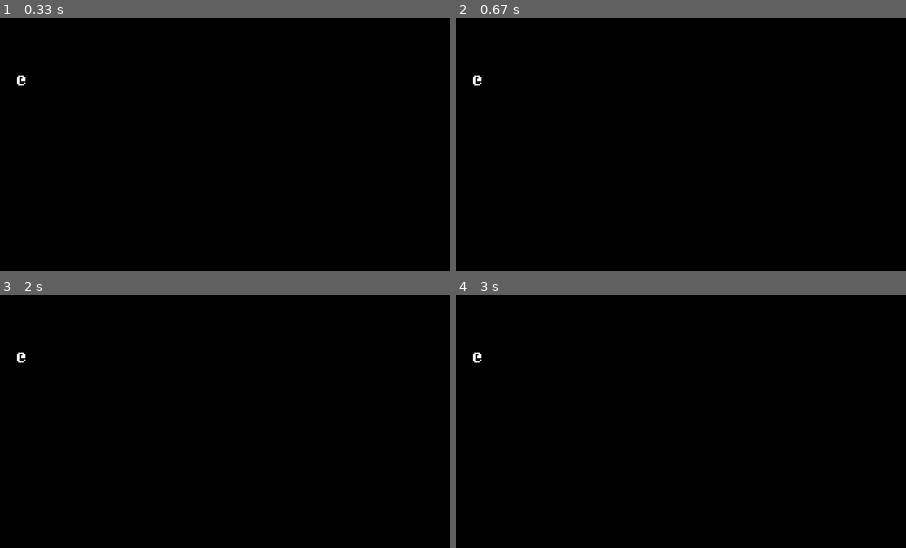
Above: before the commit, frames 1-4 (two rows, left to right).
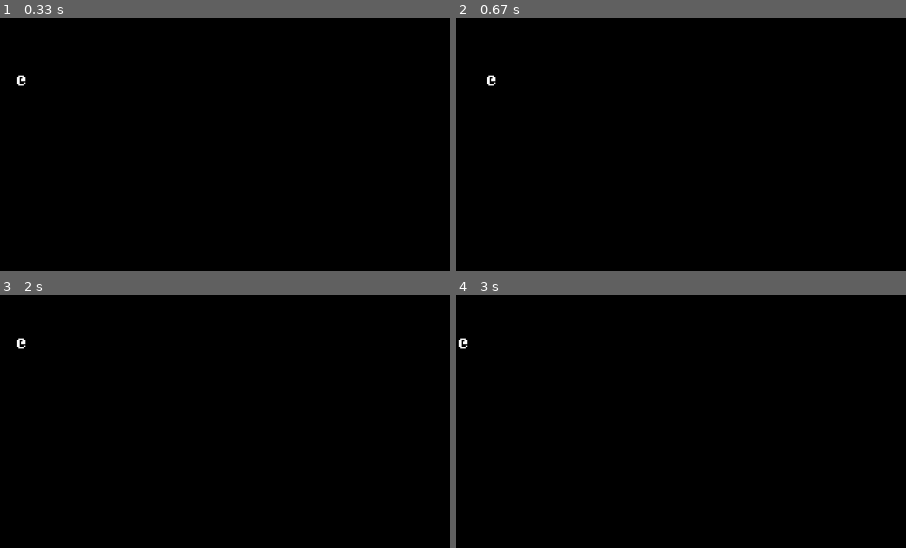
Above: after the commit, the same moments.

Repository: horse-f/pygame-roguelike
Game: pygame game, started from index.py
The game is run twice, just before and just after one commit, with the same random seed, the same clock (stepped at 60 frames per second) and the same inputs.
Inputs:
- Up to frame 1 (0.33 s): no input
- Up to frame 2 (0.67 s): hold Right from 0.33 s (still down)
- Up to frame 3 (2 s): release Right at 0.8 s; hold Up 0.83-1.13 s; tap 4 at 0.98 s; hold Right 1.17-1.63 s; tap 2 at 1.32 s; hold Left from 1.67 s (still down); tap 8 at 1.82 s
- Up to frame 4 (3 s): release Left at 2.2 s; hold Down 2.23-2.53 s; tap 4 at 2.38 s; tap 9 at 2.57 s; hold Left from 2.9 s (still down)
The pictures show only the part of the screen within x 0-50%, y 0-50%; the shares and areas given below are measured in that part.

Frame 1 is identical in both runs. In frame 2, 0.1% of the frame differs, in the area x 3-9%, y 22-27%; in frame 3, 0.1%, in the area x 3-6%, y 16-27%; in frame 4, 0.1%.

Commit message:
parsed keys from file, set up structure for scenes to take objects

Diff:
--- a/config/keyboard.json
+++ b/config/keyboard.json
@@ -42,5 +42,9 @@
     "MOVE_DOWN_LEFT": [{
         "mod": "KMOD_NONE",
         "key": "K_KP1"
+    }],
+    "PAUSE": [{
+        "mod": "KMOD_NONE",
+        "key": "K_ESCAPE"
     }]
 }
--- a/index.py
+++ b/index.py
@@ -15,9 +15,11 @@
     pygame.init();
     Engine.init();
     Engine.clock = Clock();
+    pass;
 
 def cleanup():
     pygame.quit();
+    pass;
 
 if __name__ == '__main__':
     init();
@@ -31,9 +33,9 @@
     ##############################################
 
     while(Engine.running) :
-        # Event.digest();
         Engine.draw();
         Engine.update();
+        Event.digest();
         Engine.clock.tick(FRAMERATE);
 
     cleanup();
--- a/src/character.py
+++ b/src/character.py
@@ -13,6 +13,7 @@
         self.rect = None;
 
         # collisions
+        pass;
 
     def move(self,x,y) :
         # check collisions
@@ -22,12 +23,13 @@
             TileService.size,
             TileService.size
         );
+        pass;
 
 
 class CharacterController(Controller) :
     def __init__(self, _character) :
         self.character = _character;
-
+        pass;
 
     def load(self) :
         self.character.image = TileService.getTile((0,4));
@@ -38,36 +40,54 @@
             TileService.size
         );
 
-    def update(self) :
-        Keyboard.ifAction(Keyboard.keymap['MOVE_UP'], moveUp);
+        Keyboard.on(Keyboard.keymap['MOVE_UP'], self.moveUp);
+        Keyboard.on(Keyboard.keymap['MOVE_RIGHT'], self.moveRight);
+        Keyboard.on(Keyboard.keymap['MOVE_LEFT'], self.moveLeft);
+        Keyboard.on(Keyboard.keymap['MOVE_DOWN'], self.moveDown);
+        Keyboard.on(Keyboard.keymap['MOVE_UP_RIGHT'], self.moveUpRight);
+        Keyboard.on(Keyboard.keymap['MOVE_UP_LEFT'], self.moveUpLeft);
+        Keyboard.on(Keyboard.keymap['MOVE_DOWN_RIGHT'], self.moveDownRight);
+        Keyboard.on(Keyboard.keymap['MOVE_DOWN_LEFT'], self.moveDownLeft);
         pass;
 
-    # def updateWorld(self):
+
+    def update(self) :
+        pass;
+
+
 
     ## character actions
 
     def moveUp(self, eventInfo):
         self.character.move(0,-1);
+        pass;
 
     def moveDown(self, eventInfo):
         self.character.move(0, 1);
+        pass;
 
     def moveRight(self, eventInfo):
         self.character.move(1,0);
+        pass;
 
     def moveLeft(self, eventInfo):
         self.character.move(-1,0);
+        pass;
 
     def moveUpRight(self, eventInfo):
         self.character.move(1,-1);
+        pass;
 
     def moveUpLeft(self, eventInfo):
         self.character.move(-1,-1);
+        pass;
 
     def moveDownRight(self, eventInfo):
         self.character.move(1,1);
+        pass;
 
     def moveDownLeft(self, eventInfo):
         self.character.move(-1,1);
+        pass;
 
     # other things like control setup
--- a/src/game/Config.py
+++ b/src/game/Config.py
@@ -16,3 +16,4 @@
     # parse settings, make sure all the required keys exist
     # if a key does not exist in the file, replace it in the settings with the default
     print('config is', settings);
+    pass;
--- a/src/game/Engine.py
+++ b/src/game/Engine.py
@@ -17,20 +17,21 @@
     Render.init((1280,720));
     Keyboard.init();
     Config.init();
+    pass;
 
 def load() :
     Config.load();
     Keyboard.load();
     TileService.loadTiles(Config.settings['tile_sheet'], 20);
     SceneRouter.load();
+    pass;
 
 def update() :
     SceneRouter.update();
-
-# def updateWorld() :
-#     SceneRouter.updateWorld();
+    pass;
 
 def draw() :
     Render.clear();
     Render.draw();
     Render.flip();
+    pass;
--- a/src/game/Event.py
+++ b/src/game/Event.py
@@ -4,19 +4,30 @@
 
 handlers = [];
 
+# use input groups to determine what handlers to call
+#  this will allow for different modes of input processing
+#   ex: for pausing the game, all the gameplay inputs would be under
+#       the 'gameplay' group and a scene could enable or disable input
+#       from that group and enable for another group like 'esc_menu'
+#       or 'inventory'
+
 def on(event, fn) :
     handlers.append({
         'event': event,
         'func': fn
     });
+    pass;
 
 def digest() :
+    global handlers;
     events = pygame.event.get();
 
     for _event in events :
-        # print('event', _event);
+        print('event', _event);
 
         for handler in handlers :
 
             if(handler['event'] == _event.type) :
                 handler['func'](_event);
+
+    pass;
--- a/src/game/Keyboard.py
+++ b/src/game/Keyboard.py
@@ -8,22 +8,38 @@
 def init() :
     pygame.key.set_repeat(500, 35);
 
+
 def load():
     global keymap;
-    keymap = FS.readJson('config/keyboard.json');
+    keymap = mapKeys(FS.readJson('config/keyboard.json'));
     print('keys are', keymap);
+    pass;
+
 
 def on(keyEvents, fn):
+    print('keyboard on', keyEvents, fn);
     for keyEvent in keyEvents :
         Event.on(pygame.KEYDOWN, partial(handleKey, keyEvent, fn));
+    pass;
+
 
 def handleKey(keyEvent, callback, _event):
     if(keyEvent['key'] == _event.key and keyEvent['mod'] == _event.mod) :
         callback(_event);
+    pass;
 
-''' looks for the event on the queue '''
-def ifKeys(keys, callback):
-    # look into the events there
-    # if the event matches the key event
-    # then hit the callback
-    pass
+
+def mapKeys(keys):
+    mappedKeys = {};
+
+    for key in keys:
+        mappedKeys[key] = list(map(parseKeyDict, keys[key]));
+
+    return mappedKeys;
+
+
+def parseKeyDict(keyDict):
+    return {
+        'mod': getattr(pygame, keyDict['mod']),
+        'key': getattr(pygame, keyDict['key'])
+    };
--- a/src/game/Render.py
+++ b/src/game/Render.py
@@ -10,21 +10,31 @@
 def init(screenSize):
     global display;
     display = pygame.display.set_mode(screenSize, pygame.HWSURFACE | pygame.DOUBLEBUF);
+    pass;
 
 def draw() :
     renderGroup.draw(display);
+    pass;
+
 
 def flip() :
     pygame.display.flip();
+    pass;
+
 
 def clear():
     def cb(surf, rect) :
         surf.fill((0,0,0),rect);
 
     renderGroup.clear(display, cb);
+    pass;
+
 
 def add(sprite):
     renderGroup.add(sprite);
+    pass;
+
 
 def remove(sprite):
     renderGroup.remove(sprite);
+    pass;
--- a/src/geometry.py
+++ b/src/geometry.py
@@ -6,10 +6,12 @@
         Sprite.__init__(self);
         self.image = None;
         self.rect = None;
+        pass;
 
 class Geometry(Group):
     def __init__(self):
         Group.__init__(self);
+        pass;
 
     def load(self):
         pass
--- a/src/scene.py
+++ b/src/scene.py
@@ -1,24 +1,25 @@
 class Scene:
     def __init__(self):
+        self.objects = {};
         pass
+
+    def add(key, obj):
+        objects[key] = obj;
+        pass;
 
     ''' this gets run every frame once the program is initialized and loaded '''
     def update(self):
-        pass
-
-    ''' This is the update for the actual gameplay part of the game '''
-    def updateWorld(self):
-        pass
+        pass;
 
     ''' this is run after all the packages have been initialized '''
     ''' meant for loading images and other assets '''
     def load(self):
-        pass
+        pass;
 
     ''' this is called when the scene gets changed to '''
     def start(self):
-        pass
+        pass;
 
     ''' this gets called right before the scene is changed '''
     def end(self):
-        pass
+        pass;
--- a/src/world.py
+++ b/src/world.py
@@ -3,6 +3,7 @@
 from src.game import Engine;
 from src.game import Render;
 from src.game import SceneRouter;
+from src.game import Keyboard;
 
 from src.scene import Scene;
 from src.character import Character;
@@ -17,29 +18,45 @@
         self.characterController = CharacterController(self.character);
 
         self.geometry = Geometry();
+        pass;
 
     def load(self):
         print('loading world');
+        Scene.load(self);
+
+        Keyboard.on(Keyboard.keymap['PAUSE'], self.pauseScene);
+
         self.characterController.load();
         self.geometry.load();
+        pass;
 
     def start(self):
         print('starting world scene');
+        Scene.start(self);
+
         Render.add(self.character);
         Render.add(self.geometry);
-        pass
+        pass;
 
     def end(self) :
         print('ending world scene');
+        Scene.end(self);
+
         Render.remove(self.character);
         Render.remove(self.geometry);
         pass;
 
     def update(self):
+        Scene.update(self);
+
+        self.characterController.update();
+        self.geometry.update();
+        pass;
+
+    def pauseScene(self):
+        print('should pause');
         pass
 
-    # def updateWorld(self):
-    #     pass
 
 print('adding world scene');
 SceneRouter.addScene('game.World', World());
